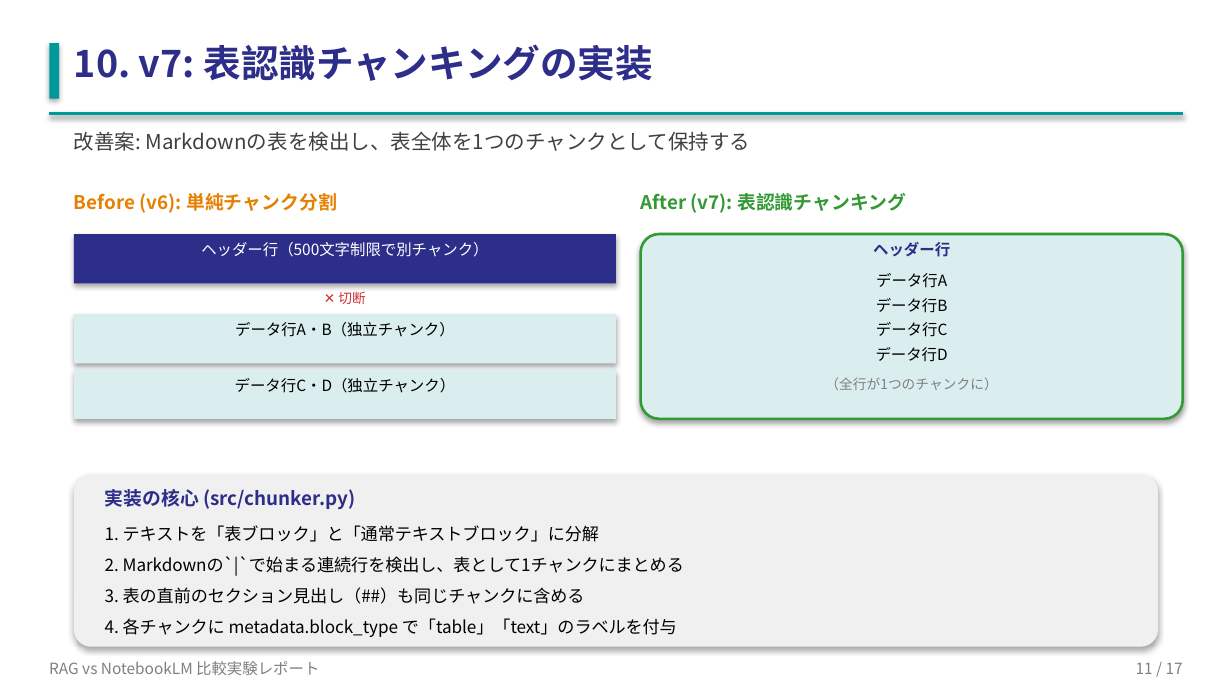
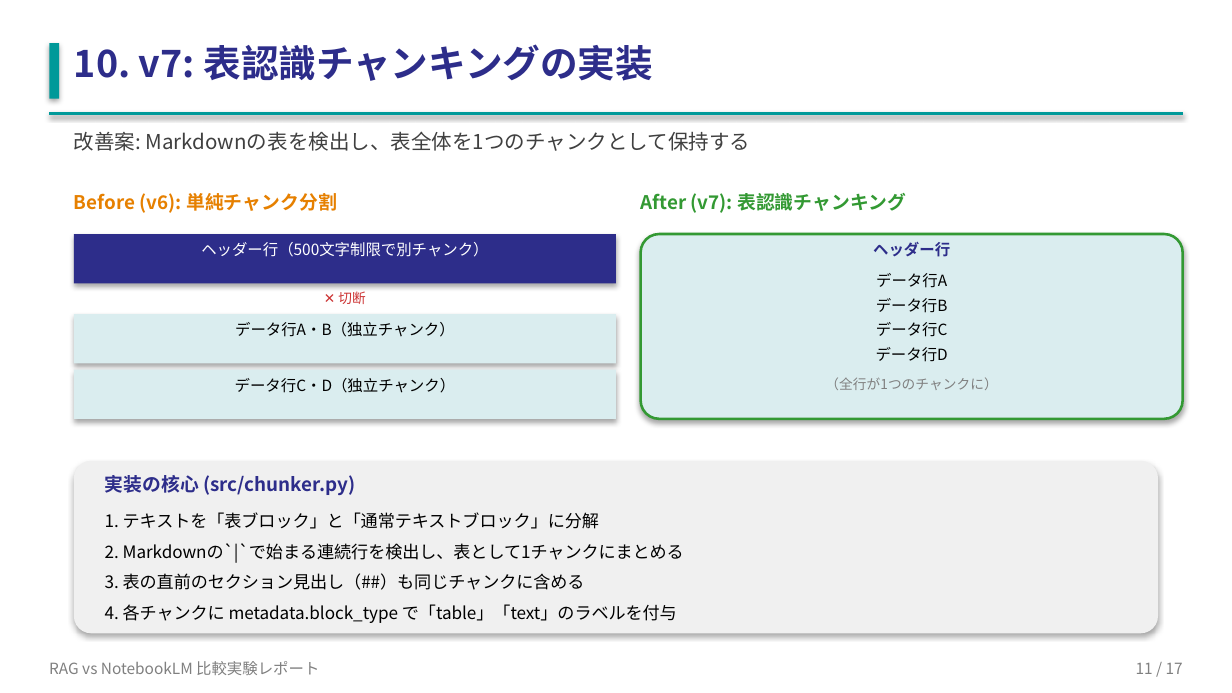
Before and after one commit to shogonakamura1/rag-comparison, a slide deck: slide 11 of RAG_vs_NotebookLM_report.pptx. Drawn at 1232x693 pixels with LibreOffice and Linux fonts; fonts in the diff are those of the drawing. Boxes give left, top, right and bottom in pixels: in the first picture for what was removed or moved away, otherwise in the second. Text is boxed around its words. In the diff, an @@ line names an element or a change of style, - is before the commit and + after.

```diff
--- a/RAG_vs_NotebookLM_report.pptx
+++ b/RAG_vs_NotebookLM_report.pptx
@@ 5 texts, 1 rounded rectangle: place and size @@
-5 texts, 1 rounded rectangle at box(74, 474, 1158, 647)
+5 texts, 1 rounded rectangle at box(74, 461, 1158, 633)
```
Also in this commit, not shown: 13 other slides changed, 5 other files.
